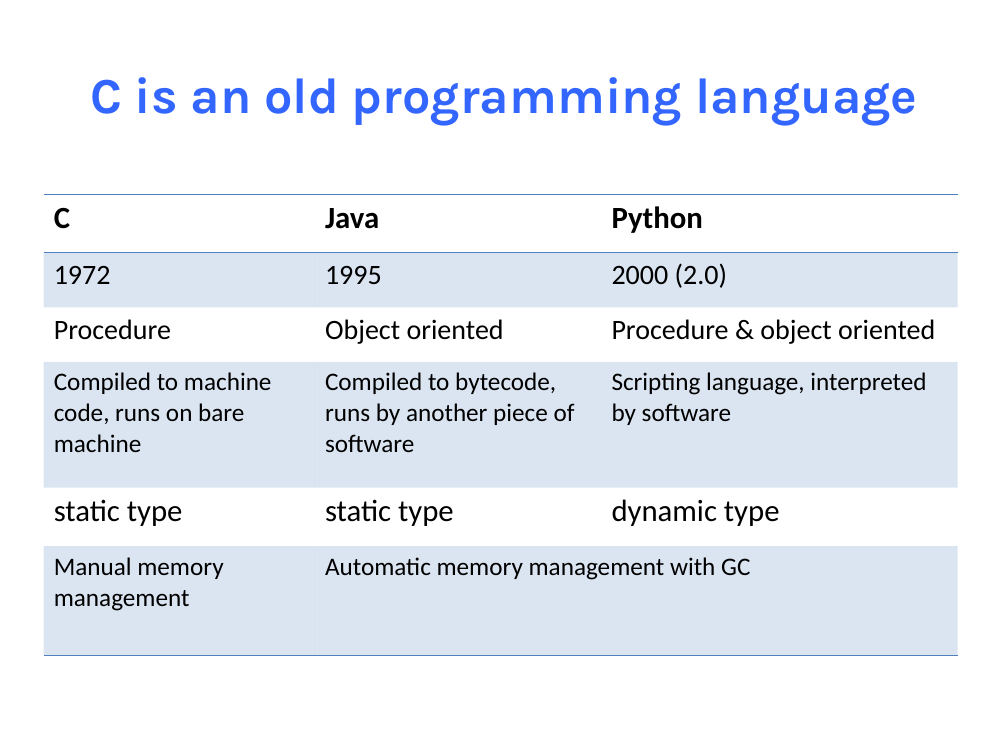
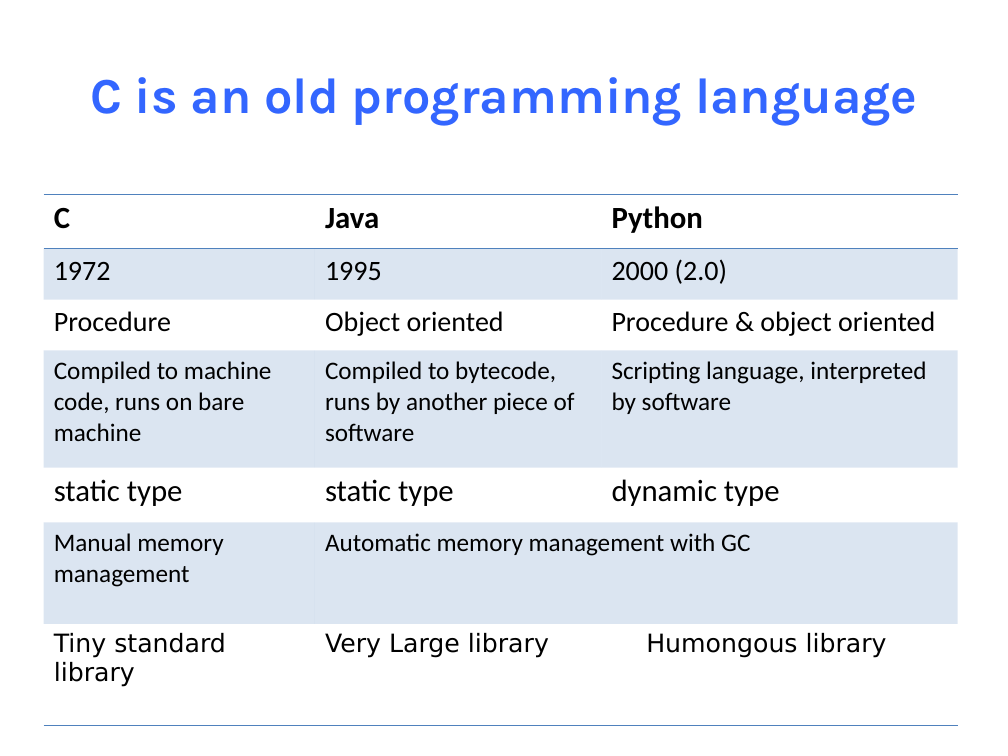
Before and after one commit to NYU-CSO/nyu-cso.github.io, a slide deck: slide 4 of notes/04-C_Basics.pptx. Drawn at 1008x756 pixels with LibreOffice and Linux fonts; fonts in the diff are those of the drawing. Boxes give left, top, right and bottom in pixels: in the first picture for what was removed or moved away, otherwise in the second. Text is boxed around its words. In the diff, an @@ line names an element or a change of style, - is before the commit and + after.

```diff
--- a/notes/04-C_Basics.pptx
+++ b/notes/04-C_Basics.pptx
@@ table at bbox=[43, 195, 958, 726] @@
-C | Java | Python
-1972 | 1995 | 2000 (2.0)
-Procedure | Object oriented | Procedure & object oriented
-Compiled to machine code, runs on bare machine | Compiled to bytecode, runs by another piece of software | Scripting language, interpreted by software
-static type | static type | dynamic type
-Manual memory management | Automatic memory management with GC | 
+C | Java | Python | 
+1972 | 1995 | 2000 (2.0) | 
+Procedure | Object oriented | Procedure & object oriented | 
+Compiled to machine code, runs on bare machine | Compiled to bytecode, runs by another piece of software | Scripting language, interpreted by software | 
+static type | static type | dynamic type | 
+Manual memory management | Automatic memory management with GC |  | 
+Tiny standard library | Very Large library |  | Humongous library
```
Also in this commit, not shown: 32 other slides changed, 1 slide added, 1 slide removed, 1 other file.
